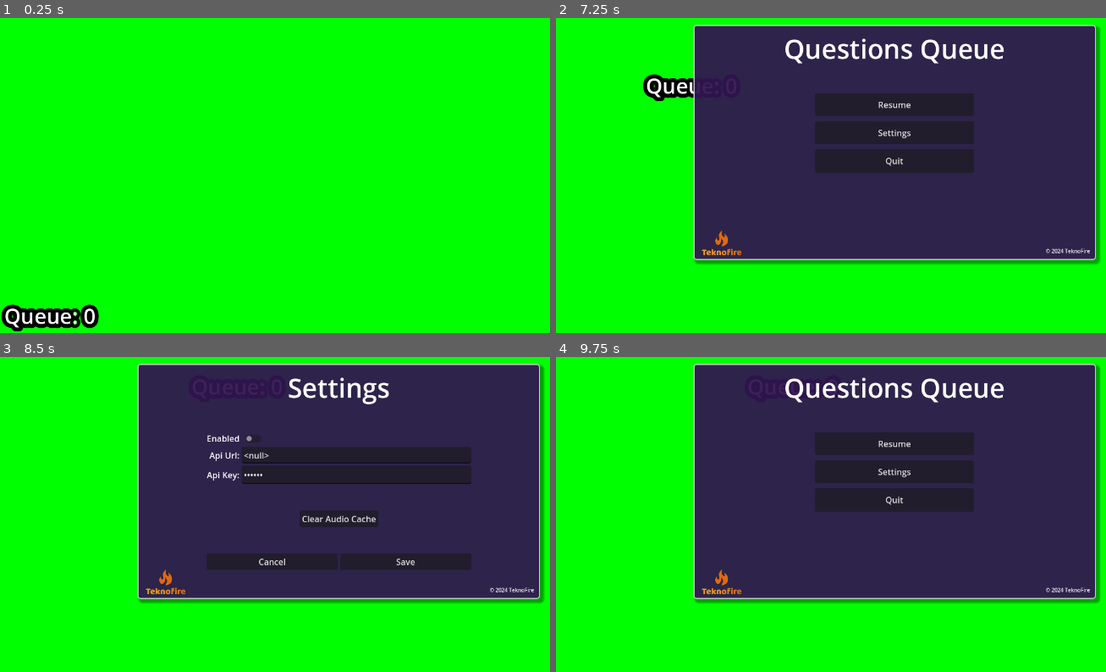
Above: before the commit, frames 1-4 (two rows, left to right).
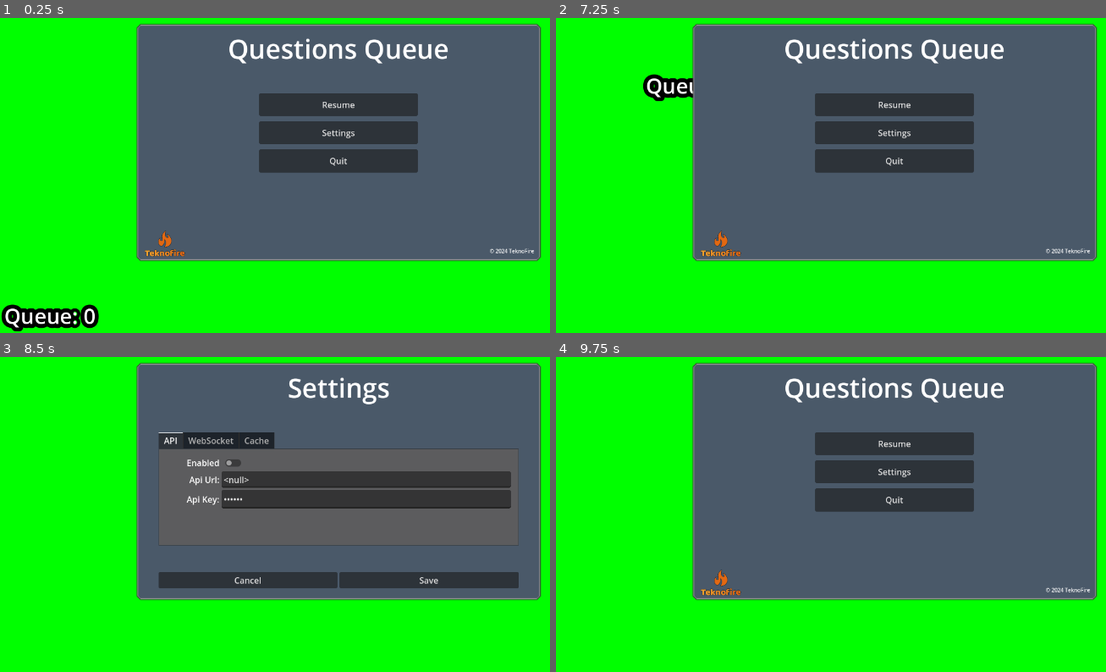
Above: after the commit, the same moments.

Repository: teknofire/stream-questions
Game: Godot game, scene res://overlay.tscn
Two runs of this game, one before a commit and one after it. Both use one fixed random seed, a clock stepped at 60 frames per second and the inputs below.
Inputs (mouse positions are in pixels of both pictures, inside the frame that each line leads up to):
- Up to frame 1 (0.25 s): no input
- Up to frame 2 (7.25 s): click (891, 131) at 0.5 s, where only the run after the commit has a clickable "Settings"; click (787, 125) at 1.27 s; click (803, 241) at 2 s, where only the run after the commit has a clickable "Cancel"; click (891, 106) at 2.75 s, where only the run after the commit has a clickable "Resume"; tap Enter at 3.5, 5, 6.5 s; drag from (605, 317) to (963, 58) at 3.52 s; tap Space at 4.25, 5.75 s; drag from (963, 58) to (858, 219) at 4.27 s; move the mouse to (963, 58) at 5.02 s; press the mouse at (963, 58) at 5.03 s; hold Up 5.03-5.75 s; release the mouse at (963, 58) at 5.75 s; drag from (858, 219) to (693, 84) at 5.77 s; move the mouse to (1095, 200) at 6.52 s; press the mouse at (1095, 200) at 6.53 s; hold Down from 6.53 s (still down); tap Escape (menu) at 7.15 s
- Up to frame 3 (8.5 s): release Down at 7.25 s; release the mouse at (539, 539) at 7.25 s; drag from (137, 423) to (236, 385) at 7.27 s; tap Space at 8 s; move the mouse to (374, 483) at 8.02 s; press the mouse at (374, 483) at 8.03 s; hold Down from 8.03 s (still down)
- Up to frame 4 (9.75 s): release Down at 8.75 s; release the mouse at (930, 483) at 8.75 s; click (897, 517) at 8.75 s, where only the run before the commit has a clickable "Clear Audio Cache"; click "Save" at 9.5 s

The runs differ from the first frame. In frame 1, 55% of the frame differs, in the area x 24-99%, y 1-78%; in frame 2, 50%; in frame 3, 48%; in frame 4, 50%.
Error in both runs: Invalid assignment of property or key 'button_pressed' with value of type 'Nil' on a base object of type 'CheckButton'. (res://MainMenu.gd:49)

Commit message:
Adding setting pages and clean up script for websockets
Signed-off-by: TeknoFire <will@teknofire.net>

Diff:
--- a/QuestionPanel.gd
+++ b/QuestionPanel.gd
@@ -26,7 +26,7 @@
 		drag = false
 		shown_location = global_position
 		Global.config.set_value("ui", name, global_position)
-		Global.config.save_settings()
+		Global.save_settings()
 
 func animate_in(_play_audio, message_length, duration):
 	show()
--- /dev/null
+++ b/WebsocketAddress.gd
@@ -0,0 +1,9 @@
+extends LineEdit
+
+
+# Called when the node enters the scene tree for the first time.
+func _ready():
+	_on_port_text_changed(Global.config.get_value("ws", "port", "[PORT]"))
+
+func _on_port_text_changed(port):
+	text = "ws://localhost:%s/" % port
--- a/WebsocketServer.gd
+++ b/WebsocketServer.gd
@@ -1,13 +1,16 @@
 extends Node
 
 # The port we will listen to.
-@export var PORT = 9000
+var port := 9000
 var tcp_server := TCPServer.new()
 var socket := WebSocketPeer.new()
 
 signal next
 signal replay
 signal clear_cache
+
+func _ready():
+	start_ws()
 
 func log_message(message):
 	var json = JSON.new()
@@ -32,12 +35,6 @@
 				clear_cache.emit()
 
 
-func _ready():
-	if tcp_server.listen(PORT) != OK:
-		log_message("Unable to start server.")
-		set_process(false)
-
-
 func _process(_delta):
 	while tcp_server.is_connection_available():
 		var conn: StreamPeerTCP = tcp_server.take_connection()
@@ -51,10 +48,28 @@
 			log_message(socket.get_packet().get_string_from_ascii())
 
 
-func _exit_tree():
+func stop_ws():
 	socket.close()
 	tcp_server.stop()
 
 
+func start_ws():
+	port = int(Global.config.get_value("ws", "port", 9000))
+
+	if tcp_server.listen(port) != OK:
+		log_message("Unable to start server.")
+		set_process(false)
+
+
+func _exit_tree():
+	stop_ws()
+
+
 func _on_button_pong_pressed():
 	socket.send_text("Pong")
+
+
+func _on_port_ws_port_changed():
+	print("restarting ws server")
+	stop_ws()
+	start_ws()
--- a/global.gd
+++ b/global.gd
@@ -3,6 +3,7 @@
 var config: ConfigFile = ConfigFile.new()
 var config_file = "user://questions.cfg"
 var api_settings = ["enabled", "url", "key"]
+var ws_settings = ["port"]
 
 func _init():
 	load_settings()
--- a/overlay.tscn
+++ b/overlay.tscn
@@ -9,11 +9,26 @@
 [ext_resource type="Script" path="res://QuestionPanel.gd" id="6_oxpp8"]
 [ext_resource type="Script" path="res://MainMenu.gd" id="6_pynh5"]
 [ext_resource type="Texture2D" uid="uid://brkm5lybjd2i8" path="res://assets/teknofire-transparent-320-180.png" id="7_8rjuc"]
+[ext_resource type="Script" path="res://WebsocketAddress.gd" id="7_ow44g"]
+[ext_resource type="Script" path="res://port.gd" id="8_y0ofr"]
 [ext_resource type="Script" path="res://WebsocketServer.gd" id="10_vnfb5"]
 
 [sub_resource type="Theme" id="Theme_akjw7"]
 Label/constants/outline_size = 0
 Panel/styles/panel = ExtResource("4_teyok")
+
+[sub_resource type="StyleBoxFlat" id="StyleBoxFlat_ye3gq"]
+content_margin_left = 15.0
+content_margin_top = 15.0
+content_margin_right = 15.0
+content_margin_bottom = 15.0
+bg_color = Color(0.360784, 0.360784, 0.368627, 1)
+border_width_left = 1
+border_width_top = 1
+border_width_right = 1
+border_width_bottom = 1
+border_color = Color(0, 0, 0, 0.266667)
+border_blend = true
 
 [node name="Overlay" type="Control"]
 layout_mode = 3
@@ -68,7 +83,6 @@
 
 [node name="MainMenu" type="Panel" parent="."]
 unique_name_in_owner = true
-visible = false
 z_index = 5
 layout_mode = 1
 anchors_preset = 8
@@ -89,13 +103,11 @@
 [node name="Default" type="VBoxContainer" parent="MainMenu"]
 unique_name_in_owner = true
 layout_mode = 1
-anchors_preset = 5
-anchor_left = 0.5
-anchor_right = 0.5
-offset_left = -209.5
-offset_right = 209.5
-offset_bottom = 93.0
-grow_horizontal = 2
+anchors_preset = 15
+anchor_right = 1.0
+anchor_bottom = 1.0
+grow_horizontal = 2
+grow_vertical = 2
 theme_override_constants/separation = 50
 
 [node name="Title" type="Label" parent="MainMenu/Default"]
@@ -126,102 +138,140 @@
 size_flags_vertical = 3
 text = "Quit"
 
-[node name="Settings" type="VBoxContainer" parent="MainMenu"]
+[node name="Teknofire-transparent-320-180" type="Sprite2D" parent="MainMenu/Default"]
+position = Vector2(41.5, 403)
+scale = Vector2(0.272222, 0.272222)
+texture = ExtResource("7_8rjuc")
+
+[node name="Copyright" type="Label" parent="MainMenu/Default"]
+layout_mode = 2
+size_flags_horizontal = 8
+size_flags_vertical = 8
+theme_override_font_sizes/font_size = 10
+text = "© 2024 TeknoFire"
+horizontal_alignment = 2
+vertical_alignment = 2
+
+[node name="Settings" type="MarginContainer" parent="MainMenu"]
 unique_name_in_owner = true
 visible = false
 layout_mode = 1
-anchors_preset = 5
-anchor_left = 0.5
-anchor_right = 0.5
-offset_left = -250.0
-offset_right = 250.0
-offset_bottom = 337.0
-grow_horizontal = 2
+anchors_preset = 15
+anchor_right = 1.0
+anchor_bottom = 1.0
+grow_horizontal = 2
+grow_vertical = 2
+theme_override_constants/margin_left = 30
+theme_override_constants/margin_right = 30
+theme_override_constants/margin_bottom = 10
+
+[node name="VBoxContainer" type="VBoxContainer" parent="MainMenu/Settings"]
+layout_mode = 2
 theme_override_constants/separation = 50
 
-[node name="Settings" type="Label" parent="MainMenu/Settings"]
+[node name="Settings" type="Label" parent="MainMenu/Settings/VBoxContainer"]
 layout_mode = 2
 theme_override_font_sizes/font_size = 50
 text = "Settings"
 horizontal_alignment = 1
 
-[node name="GridContainer" type="GridContainer" parent="MainMenu/Settings"]
+[node name="TabContainer" type="TabContainer" parent="MainMenu/Settings/VBoxContainer"]
+layout_mode = 2
+size_flags_vertical = 3
+theme_override_constants/side_margin = 0
+theme_override_constants/outline_size = 0
+theme_override_styles/panel = SubResource("StyleBoxFlat_ye3gq")
+
+[node name="API" type="GridContainer" parent="MainMenu/Settings/VBoxContainer/TabContainer"]
 custom_minimum_size = Vector2(500, 0)
 layout_mode = 2
 size_flags_horizontal = 4
 columns = 2
 
-[node name="Label4" type="Label" parent="MainMenu/Settings/GridContainer"]
+[node name="Label4" type="Label" parent="MainMenu/Settings/VBoxContainer/TabContainer/API"]
+custom_minimum_size = Vector2(100, 0)
 layout_mode = 2
 text = "Enabled	"
 horizontal_alignment = 2
 
-[node name="api_enabled" type="CheckButton" parent="MainMenu/Settings/GridContainer"]
+[node name="api_enabled" type="CheckButton" parent="MainMenu/Settings/VBoxContainer/TabContainer/API"]
 unique_name_in_owner = true
 layout_mode = 2
 size_flags_horizontal = 0
 
-[node name="Label3" type="Label" parent="MainMenu/Settings/GridContainer"]
+[node name="Label3" type="Label" parent="MainMenu/Settings/VBoxContainer/TabContainer/API"]
 layout_mode = 2
 text = "Api Url:"
 horizontal_alignment = 2
 
-[node name="api_url" type="LineEdit" parent="MainMenu/Settings/GridContainer"]
+[node name="api_url" type="LineEdit" parent="MainMenu/Settings/VBoxContainer/TabContainer/API"]
 unique_name_in_owner = true
 layout_mode = 2
 placeholder_text = "https://questions.teknofire.net"
 
-[node name="Label2" type="Label" parent="MainMenu/Settings/GridContainer"]
+[node name="Label2" type="Label" parent="MainMenu/Settings/VBoxContainer/TabContainer/API"]
 layout_mode = 2
 text = "Api Key:	"
 horizontal_alignment = 2
 
-[node name="api_key" type="LineEdit" parent="MainMenu/Settings/GridContainer"]
+[node name="api_key" type="LineEdit" parent="MainMenu/Settings/VBoxContainer/TabContainer/API"]
 unique_name_in_owner = true
 custom_minimum_size = Vector2(0, 35)
 layout_mode = 2
 size_flags_horizontal = 3
 secret = true
 
-[node name="ClearCache" type="Button" parent="MainMenu/Settings"]
-layout_mode = 2
-size_flags_horizontal = 4
+[node name="WebSocket" type="GridContainer" parent="MainMenu/Settings/VBoxContainer/TabContainer"]
+visible = false
+custom_minimum_size = Vector2(500, 0)
+layout_mode = 2
+columns = 2
+
+[node name="PortLabel" type="Label" parent="MainMenu/Settings/VBoxContainer/TabContainer/WebSocket"]
+custom_minimum_size = Vector2(100, 0)
+layout_mode = 2
+text = "Port"
+horizontal_alignment = 2
+
+[node name="port" type="LineEdit" parent="MainMenu/Settings/VBoxContainer/TabContainer/WebSocket"]
+unique_name_in_owner = true
+layout_mode = 2
+size_flags_horizontal = 3
+placeholder_text = "9000"
+script = ExtResource("8_y0ofr")
+
+[node name="UrlLabel" type="Label" parent="MainMenu/Settings/VBoxContainer/TabContainer/WebSocket"]
+layout_mode = 2
+text = "WebSocket Url"
+horizontal_alignment = 2
+
+[node name="web_socket_url" type="LineEdit" parent="MainMenu/Settings/VBoxContainer/TabContainer/WebSocket"]
+layout_mode = 2
+placeholder_text = "ws://localhost:[PORT]/"
+editable = false
+script = ExtResource("7_ow44g")
+
+[node name="Cache" type="CenterContainer" parent="MainMenu/Settings/VBoxContainer/TabContainer"]
+visible = false
+layout_mode = 2
+
+[node name="ClearCache" type="Button" parent="MainMenu/Settings/VBoxContainer/TabContainer/Cache"]
+layout_mode = 2
 text = "Clear Audio Cache"
 
-[node name="HBoxContainer" type="HBoxContainer" parent="MainMenu/Settings"]
-layout_mode = 2
-size_flags_vertical = 8
-
-[node name="Cancel" type="Button" parent="MainMenu/Settings/HBoxContainer"]
+[node name="HBoxContainer" type="HBoxContainer" parent="MainMenu/Settings/VBoxContainer"]
+layout_mode = 2
+size_flags_vertical = 4
+
+[node name="Cancel" type="Button" parent="MainMenu/Settings/VBoxContainer/HBoxContainer"]
 layout_mode = 2
 size_flags_horizontal = 3
 text = "Cancel"
 
-[node name="Save" type="Button" parent="MainMenu/Settings/HBoxContainer"]
+[node name="Save" type="Button" parent="MainMenu/Settings/VBoxContainer/HBoxContainer"]
 layout_mode = 2
 size_flags_horizontal = 3
 text = "Save"
-
-[node name="Label" type="Label" parent="MainMenu"]
-layout_mode = 1
-anchors_preset = 3
-anchor_left = 1.0
-anchor_top = 1.0
-anchor_right = 1.0
-anchor_bottom = 1.0
-offset_left = -40.0
-offset_top = -23.0
-grow_horizontal = 0
-grow_vertical = 0
-theme_override_font_sizes/font_size = 10
-text = "© 2024 TeknoFire"
-horizontal_alignment = 2
-vertical_alignment = 2
-
-[node name="Teknofire-transparent-320-180" type="Sprite2D" parent="MainMenu"]
-position = Vector2(43.0556, 401.5)
-scale = Vector2(0.272222, 0.272222)
-texture = ExtResource("7_8rjuc")
 
 [node name="Message" type="Label" parent="."]
 unique_name_in_owner = true
@@ -295,9 +345,12 @@
 [connection signal="pressed" from="MainMenu/Default/VBoxContainer/Resume" to="MainMenu" method="_on_resume_pressed"]
 [connection signal="pressed" from="MainMenu/Default/VBoxContainer/Settings" to="MainMenu" method="_on_settings_pressed"]
 [connection signal="pressed" from="MainMenu/Default/VBoxContainer/Quit" to="MainMenu" method="_on_quit_pressed"]
-[connection signal="pressed" from="MainMenu/Settings/ClearCache" to="." method="_on_clear_cache_pressed"]
-[connection signal="pressed" from="MainMenu/Settings/HBoxContainer/Cancel" to="MainMenu" method="_show_menu"]
-[connection signal="pressed" from="MainMenu/Settings/HBoxContainer/Save" to="MainMenu" method="_on_save_pressed"]
+[connection signal="focus_exited" from="MainMenu/Settings/VBoxContainer/TabContainer/WebSocket/port" to="MainMenu/Settings/VBoxContainer/TabContainer/WebSocket/port" method="_on_focus_exited"]
+[connection signal="text_changed" from="MainMenu/Settings/VBoxContainer/TabContainer/WebSocket/port" to="MainMenu/Settings/VBoxContainer/TabContainer/WebSocket/web_socket_url" method="_on_port_text_changed"]
+[connection signal="ws_port_changed" from="MainMenu/Settings/VBoxContainer/TabContainer/WebSocket/port" to="WebsocketServer" method="_on_port_ws_port_changed"]
+[connection signal="pressed" from="MainMenu/Settings/VBoxContainer/TabContainer/Cache/ClearCache" to="." method="_on_clear_cache_pressed"]
+[connection signal="pressed" from="MainMenu/Settings/VBoxContainer/HBoxContainer/Cancel" to="MainMenu" method="_show_menu"]
+[connection signal="pressed" from="MainMenu/Settings/VBoxContainer/HBoxContainer/Save" to="MainMenu" method="_on_save_pressed"]
 [connection signal="gui_input" from="QuestionPanel" to="QuestionPanel" method="_on_gui_input"]
 [connection signal="location_updated" from="QuestionPanel" to="." method="_on_location_updated"]
 [connection signal="panel_hidden" from="QuestionPanel" to="." method="_on_question_panel_hidden"]
--- /dev/null
+++ b/port.gd
@@ -0,0 +1,12 @@
+extends LineEdit
+
+signal ws_port_changed
+
+# Called when the node enters the scene tree for the first time.
+func _ready():
+	text = Global.config.get_value("ws", "port", placeholder_text)
+
+
+func _on_focus_exited():
+	Global.config.set_value("ws", "port", text)
+	ws_port_changed.emit()
--- a/themes/panel_stylebox.tres
+++ b/themes/panel_stylebox.tres
@@ -1,20 +1,21 @@
 [gd_resource type="StyleBoxFlat" format=3 uid="uid://ix27fttyj0a"]
 
 [resource]
-bg_color = Color(0.192157, 0.0862745, 0.321569, 0.909804)
+bg_color = Color(0.290196, 0.34902, 0.411765, 1)
 border_width_left = 2
 border_width_top = 2
 border_width_right = 2
 border_width_bottom = 2
+border_color = Color(0.607843, 0.607843, 0.607843, 1)
+border_blend = true
 corner_radius_top_left = 5
 corner_radius_top_right = 5
 corner_radius_bottom_right = 5
 corner_radius_bottom_left = 5
-corner_detail = 5
+corner_detail = 1
 expand_margin_left = 10.0
 expand_margin_top = 10.0
 expand_margin_right = 10.0
 expand_margin_bottom = 10.0
-shadow_color = Color(0, 0, 0, 0.360784)
-shadow_size = 5
-shadow_offset = Vector2(5, 5)
+shadow_color = Color(0.239216, 0.239216, 0.239216, 1)
+shadow_size = 3
Not shown: 1 places in overlay.tscn that only renumber resources
